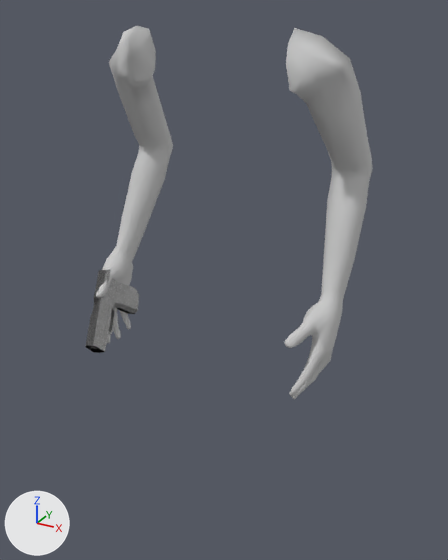
The Blender file src/blender/arms.blend, before and after one commit.
Before and after are seen from a 50 mm camera at (0.57, -0.98, 1.531) aimed at (0.052, -0.038, 1.06). Lighting does not change. The marker at lower left points along +X, +Y and +Z.

Objects in the first picture: 'mesh.001', 'pistol_mesh'.
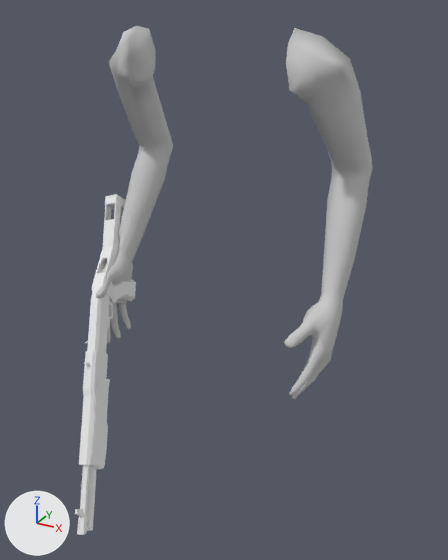
Pixel boxes (x1, y1, x2, y2) of what changed, in the pictures (448 x 560 px):
'shotgun', added
    after: (75, 194, 136, 535)
'pistol_mesh', hidden
    before: (85, 270, 139, 353)

Patch to the scene script:
```diff
--- a/src/blender/arms.blend.py
+++ b/src/blender/arms.blend.py
@@ me_cube_008 @@
+me_cube_008.from_pydata(...)  # 519 vertices, 480 faces; spans x -0.025..0.015, y -0.465..0.228, z -0.092..0.055
@@ ob_pistol_mesh @@
 ob_pistol_mesh.rotation_euler = (0.751, -0.201, 0.214)  # degrees (43, -12, 12)
+ob_pistol_mesh.hide_set(True)
@@ ob_shotgun @@
+ob_shotgun = bpy.data.objects.new('shotgun', me_cube_008)
+ob_shotgun.location = (-0.222, -0.056, 0.97)
+ob_shotgun.rotation_euler = (0.935, -0.262, 0.144)  # degrees (54, -15, 8.3)
```
